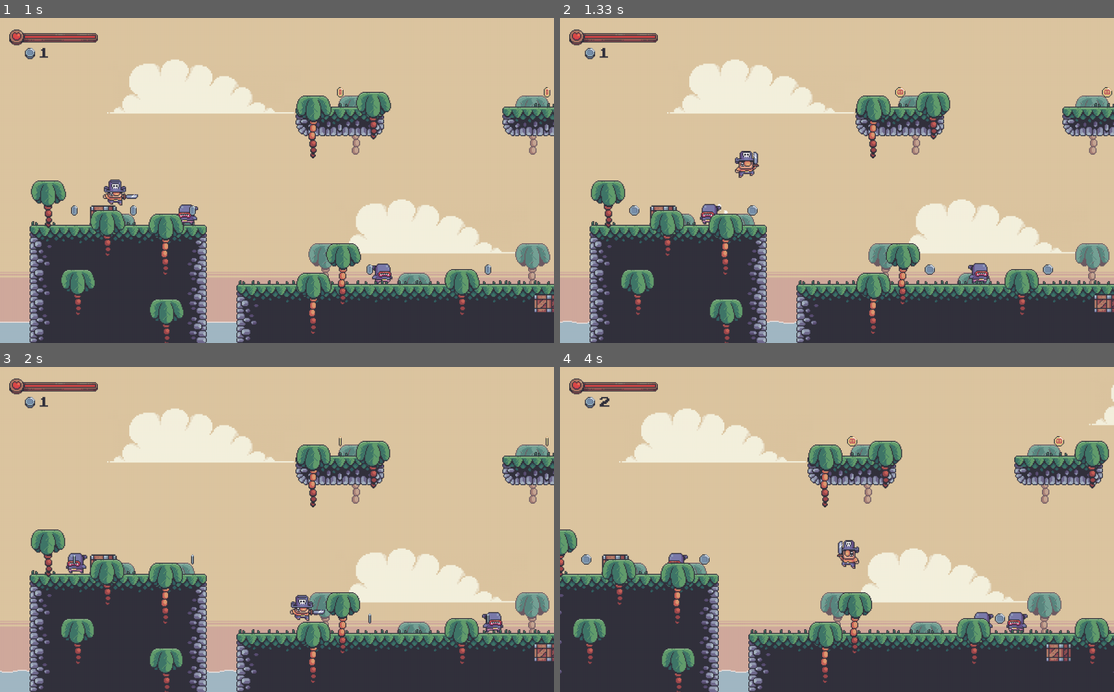
Above: before the commit, frames 1-4 (two rows, left to right).
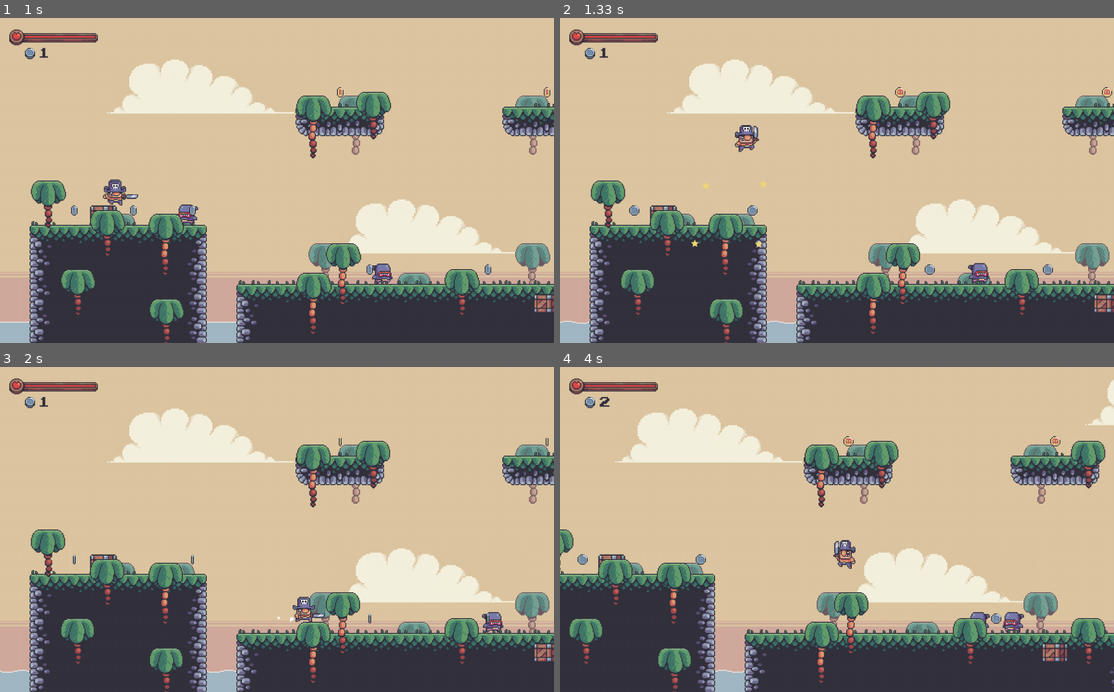
Above: after the commit, the same moments.

Repository: Zain-Khoso/pygame-mario
Game: pygame game, started from code/main.py
The game is run twice, just before and just after one commit, with the same random seed, the same clock (stepped at 60 frames per second) and the same inputs.
Inputs:
- Up to frame 1 (1 s): tap Space at 0.33 s; hold Right from 0.67 s (still down)
- Up to frame 2 (1.33 s): release Right at 1.13 s; hold Right from 1.17 s (still down); tap Space at 1.23 s
- Up to frame 3 (2 s): tap Space at 1.53, 1.73 s; release Right at 1.63 s; hold Right from 1.67 s (still down)
- Up to frame 4 (4 s): tap Space at 2.03, 2.3, 2.6, 2.73, 3.03, 3.4, 3.7, 3.9 s; release Right at 2.2 s; hold Left 2.23-2.63 s; hold Right 2.67-3.3 s; hold Left 3.33-3.8 s; hold Left from 3.83 s (still down)

Frame 1 is identical in both runs. In frame 2, 0.7% of the frame differs, in the area x 23-38%, y 32-71%; in frame 3, 0.5%; in frame 4, 12%, in the area x 0-100%, y 3-100%.

Commit message:
update: enemy kill collisions

Diff:
--- a/code/level.py
+++ b/code/level.py
@@ -44,6 +44,7 @@
 
         # Particles
         self.dust_sprite = pygame.sprite.GroupSingle()
+        self.explosions = pygame.sprite.Group()
 
         # Decorations
         self.sky = Sky(8)
@@ -100,6 +101,23 @@
         for enemy in self.enemies.sprites():
             if pygame.sprite.spritecollide(enemy, self.constraints, False):
                 enemy.reverse()
+
+        player_collisions = pygame.sprite.spritecollide(
+            self.player.sprite, self.enemies, False
+        )
+
+        for enemy in player_collisions:
+            enemy_center = enemy.rect.centery
+            enemy_top = enemy.rect.top
+            player_bottom = self.player.sprite.rect.bottom
+
+            if (
+                enemy_top < player_bottom < enemy_center
+                and self.player.sprite.direction.y >= 0
+            ):
+                self.player.sprite.jump()
+                self.explosions.add(ParticleEffect(enemy.rect.center, "explosion"))
+                enemy.kill()
 
     def create_player(self):
         data = import_csv_data(self.level_data["player"])
@@ -261,6 +279,8 @@
         self.enemies.update(self.level_shift)
         self.enemies.draw(self.display_surface)
         self.enemy_collisions()
+        self.explosions.update(self.level_shift)
+        self.explosions.draw(self.display_surface)
 
         # Constraints
         self.constraints.update(self.level_shift)
--- a/code/particles.py
+++ b/code/particles.py
@@ -16,6 +16,9 @@
         if type == "land":
             self.frames = import_folder("graphics/character/dust_particles/land/")
 
+        if type == "explosion":
+            self.frames = import_folder("graphics/enemy/explosion/")
+
         self.image = self.frames[self.frame]
         self.rect = self.image.get_rect(center=pos)
 
